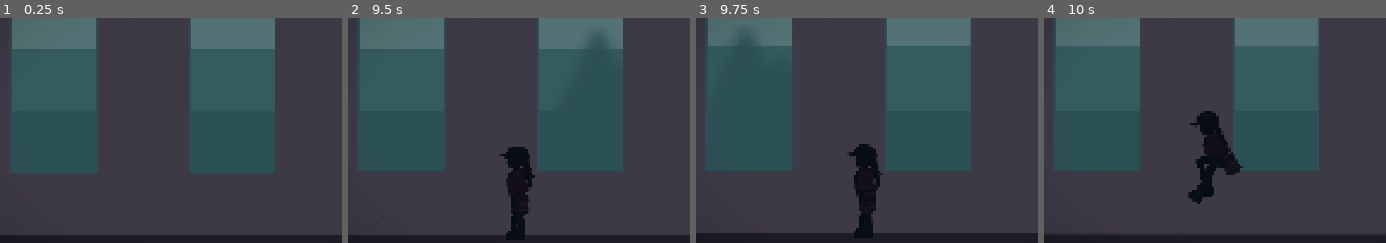
Above: before the commit, frames 1-4 (left to right).
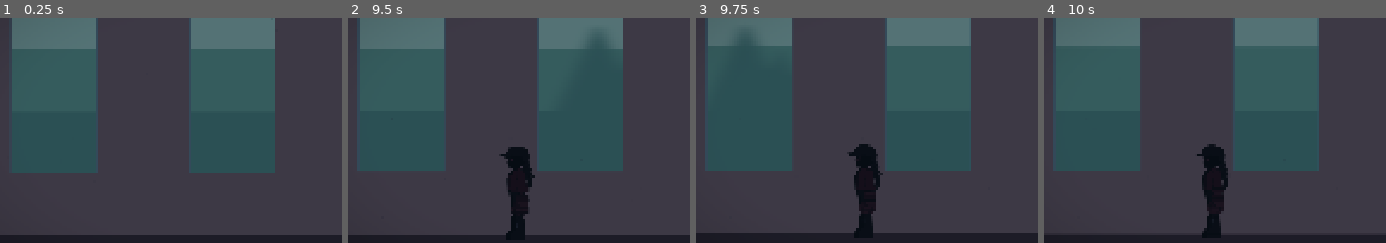
Above: after the commit, the same moments.

Repository: diegocolino/Tren-Test01
Game: Godot game, scene res://scenes/Vagon1.tscn
The game is run twice, just before and just after one commit, with the same random seed, the same clock (stepped at 60 frames per second) and the same inputs. Sound files missing from this copy of the repository are replaced by a short silence.
Inputs (mouse positions are % of the whole screen's width and height, from its top left):
- Up to frame 1 (0.25 s): no input
- Up to frame 2 (9.5 s): tap Enter (ui_accept) at 0.5 s; move the mouse to (67, 45) at 0.52 s; hold D (move_right) 0.53-1.25 s; hold Shift (run) 0.53-1.25 s; tap E (dash) at 0.6 s; click (67, 45) at 0.67 s; tap Space (jump) at 0.77, 3.77, 6.77 s; drag from (18, 55) to (36, 70) at 1.27 s; move the mouse to (53, 28) at 2.02 s; hold D (move_right) 2.03-2.75 s; hold Q (attack_kick) 2.03-2.75 s; tap Shift (run) at 2.3, 3.8, 5.3 s; drag from (36, 70) to (6, 35) at 2.77 s; move the mouse to (77, 65) at 3.52 s; hold A (move_left) 3.53-4.25 s; hold S (crouch) 3.53-4.25 s; drag from (6, 35) to (37, 49) at 4.27 s; move the mouse to (47, 50) at 5.02 s; hold Down (ui_down) 5.03-5.75 s; hold Ctrl (dive) 5.03-5.75 s; click (47, 50) at 5.17 s; drag from (24, 25) to (32, 62) at 5.77 s; move the mouse to (67, 45) at 6.52 s; hold Up (ui_up) 6.53-7.25 s; hold Shift (run) 6.53-7.25 s; tap P at 6.6 s; drag from (18, 55) to (36, 70) at 7.27 s; move the mouse to (53, 28) at 8.02 s; hold Down (ui_down) 8.03-8.75 s; hold Shift (run) 8.03-8.75 s; tap K at 8.1 s; drag from (36, 70) to (6, 35) at 8.77 s
- Up to frame 3 (9.75 s): move the mouse to (77, 65) at 9.52 s; hold Up (ui_up) from 9.53 s (still down); hold Shift (run) from 9.53 s (still down); tap L at 9.6 s; click (77, 65) at 9.67 s
- Up to frame 4 (10 s): keep holding Up (ui_up); keep holding Shift (run); tap Space (jump) at 9.77 s
The pictures show only the part of the screen within x 7-57%, y 25-75%; the shares and areas given below are measured in that part.

Frames 1-3 are identical in both runs. In frame 4, 3.0% of the frame differs, in the area x 42-59%, y 41-97%.

Commit message:
feat(kive): LenSoulPassive state — input lock during Len-soul (V0.3 substep 5)
New state LenSoulPassive in Kive's state machine.
Player inputs ignored (movement, combat, jump, crouch).
Gravity preserved. Kive plays idle animation.
Velocity.x decelerates smoothly on entry.
Saves previous state on enter, restores on exit (Idle fallback).

Wired to LenFlai via signals (trigger_len_soul / trigger_exit_len_soul).
Architecture prepared for contextual autopilot (kill_count / alarm_level).
Same pattern will apply to Yeri AI when designed.

Co-Authored-By: Claude Opus 4.6 (1M context) <noreply@anthropic.com>

Diff:
--- /dev/null
+++ b/player/states/len_soul_passive.gd
@@ -0,0 +1,47 @@
+## LenSoulPassive — Kive frozen during Len-soul mode.
+## Player inputs ignored. Gravity preserved. Idle animation.
+## Reinforces philosophy: Kive does not participate in Len-soul.
+class_name LenSoulPassive extends State
+
+var kive: Kive
+var stats: KiveStats
+var _state_to_restore: StringName = &"Idle"
+
+
+func enter(prev_state: StringName, _msg: Dictionary = {}) -> void:
+	kive = owner_node as Kive
+	stats = kive.stats
+	_state_to_restore = prev_state if prev_state != &"" else &"Idle"
+	kive.sprite.play("idle")
+	if DebugOverlay.show_debug_text:
+		print("[LenSoulPassive] enter | from=%s" % prev_state)
+
+
+func exit() -> void:
+	if DebugOverlay.show_debug_text:
+		print("[LenSoulPassive] exit | returning to=%s" % _state_to_restore)
+
+
+func physics_update(delta: float) -> StringName:
+	# Gravity
+	kive.velocity.y += stats.gravity * delta
+
+	# Decelerate horizontal velocity smoothly
+	kive.velocity.x = move_toward(kive.velocity.x, 0.0, stats.run_speed * 0.15)
+
+	kive.move_and_slide()
+
+	# TODO: autopilot contextual basado en FlaiAlarm.kill_count / current_alarm_level
+	# Mismo patron que la IA de Yeri cuando se disene.
+	# Por ahora: solo gravedad + idle animation. Sin inputs del jugador.
+
+	return &""
+
+
+func get_restore_state() -> StringName:
+	var valid_states: Array[StringName] = [
+		&"Idle", &"Walk", &"Run", &"CrouchIdle", &"CrouchWalk",
+	]
+	if _state_to_restore in valid_states:
+		return _state_to_restore
+	return &"Idle"
--- a/scenes/Kive.tscn
+++ b/scenes/Kive.tscn
@@ -30,6 +30,7 @@
 [ext_resource type="Script" uid="uid://dmavmjafscag2" path="res://player/states/combat/red_fist/uppercut.gd" id="30_upper"]
 [ext_resource type="Script" path="res://player/states/movement/dash.gd" id="31_dash"]
 [ext_resource type="Script" path="res://player/states/movement/dash_offensive.gd" id="32_dashoff"]
+[ext_resource type="Script" path="res://player/states/len_soul_passive.gd" id="33_lensoul"]
 
 [sub_resource type="RectangleShape2D" id="body_shape"]
 size = Vector2(80, 200)
@@ -204,3 +205,6 @@
 
 [node name="Damaged" type="Node" parent="StateMachine" unique_id=1420396978]
 script = ExtResource("27_jtavh")
+
+[node name="LenSoulPassive" type="Node" parent="StateMachine"]
+script = ExtResource("33_lensoul")
--- a/scripts/kive.gd
+++ b/scripts/kive.gd
@@ -82,6 +82,8 @@
 		zone.body_entered.connect(_on_hide_zone_entered)
 		zone.body_exited.connect(_on_hide_zone_exited)
 	assert(stats != null, "[Kive] Falta asignar KiveStats al nodo Kive")
+	LenFlai.trigger_len_soul.connect(_on_len_soul_enter)
+	LenFlai.trigger_exit_len_soul.connect(_on_len_soul_exit)
 
 
 func _on_animation_finished() -> void:
@@ -429,6 +431,17 @@
 		_nearby_hide_zones -= 1
 
 
+func _on_len_soul_enter() -> void:
+	if state_machine:
+		state_machine.transition_to(&"LenSoulPassive")
+
+
+func _on_len_soul_exit() -> void:
+	if state_machine and state_machine.current_state_name == &"LenSoulPassive":
+		var passive: LenSoulPassive = state_machine.current_state as LenSoulPassive
+		state_machine.transition_to(passive.get_restore_state())
+
+
 # ========== DEBUG ==========
 
 func _draw() -> void:
